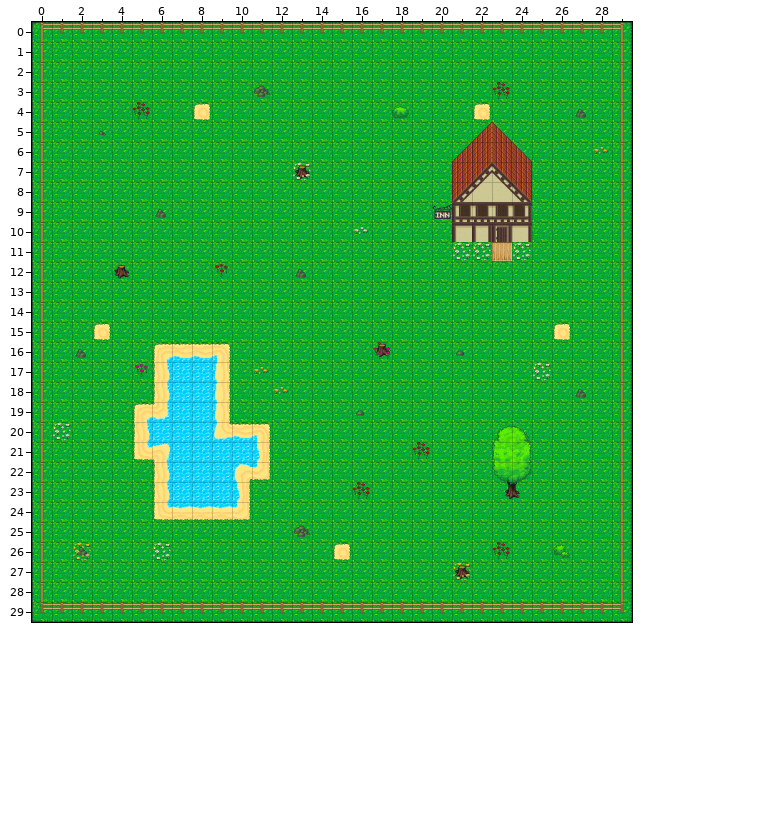
One commit to this Tiled map: maps/map3.tmx. Above: the version before the commit.
Cells are 64x64 px. Shown: x 0..29, y 0..29.
New version:
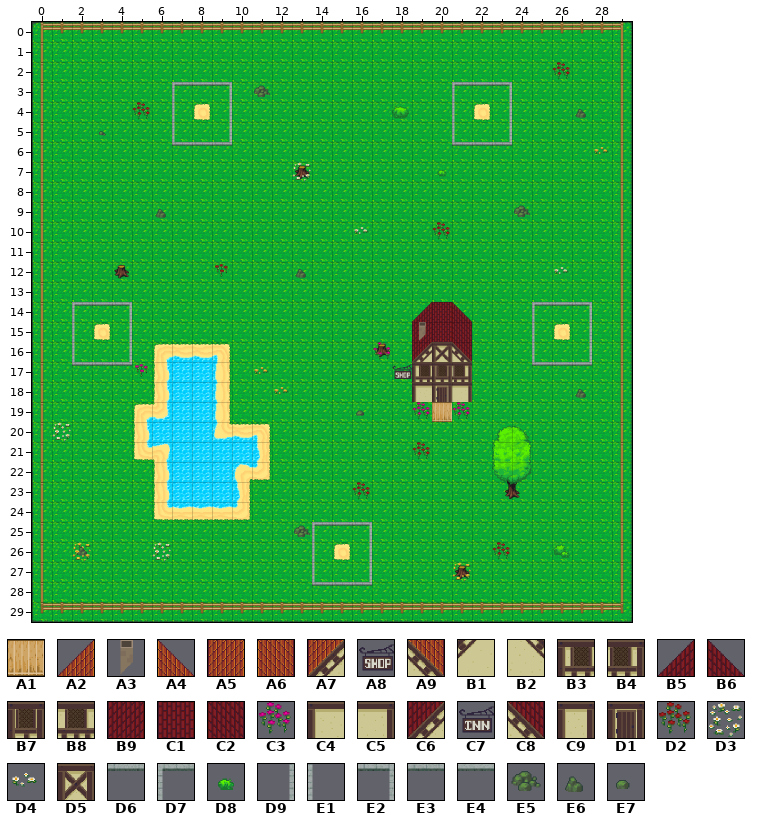
Key: from "atlas64": A1 56, A2 65, A3 66, A4 68, A5 88, A6 91, A7 111, A8 113, A9 114, B1 130, B2 133, B3 153, B4 154, B5 157, B6 160, B7 176, B8 177, B9 180, C1 181, C2 183, C3 185, C4 199, C5 200, C6 203, C7 205, C8 206, C9 222, D1 224, D2 231, D3 232, D4 255, D5 268, D6 273, D7 275, D8 280, D9 295, E1 297, E2 298, E3 319, E4 321, E5 322, E6 324, E7 325.
__ is an empty cell, .. an unchanged one.
Tiles of an added or newly shown layer are drawn over the layers below it.
What changed:
--- layer "detail"
@@ x 23..26 @@
- 2 .. .. .. __
- 3 D2 .. .. ..
+ 2 .. .. .. D2
+ 3 __ .. .. ..
@@ x 20..20 @@
- 7 __
+ 7 D8
@@ x 20..26 @@
- 9 .. .. .. .. __ .. ..
-10 __ .. .. .. .. .. ..
-11 .. D3 D3 A1 D3 .. ..
-12 .. .. .. .. .. .. __
+ 9 .. .. .. .. E5 .. ..
+10 D2 .. .. .. .. .. ..
+11 .. __ __ __ __ .. ..
+12 .. .. .. .. .. .. D4
@@ x 25..25 @@
-17 D3
+17 __
@@ x 19..21 @@
-19 __ __ __
+19 C3 A1 C3
--- layer "blockingold"
@@ x 7..24 @@
- 3 __ __ __ .. .. .. .. .. .. .. .. .. .. .. __ __ __ ..
- 4 __ .. __ .. .. .. .. .. .. .. .. .. .. .. __ .. __ ..
- 5 __ .. __ .. .. .. .. .. .. .. .. .. .. .. __ .. __ ..
- 6 __ __ __ .. .. .. .. .. .. .. .. .. .. .. __ __ __ ..
- 7 .. .. .. .. .. .. .. .. .. .. .. .. .. .. A5 A7 A9 A6
- 8 .. .. .. .. .. .. .. .. .. .. .. .. .. .. A7 B1 B2 A9
- 9 .. .. .. .. .. .. .. .. .. .. .. .. .. .. B3 B8 B8 B4
-10 .. .. .. .. .. .. .. .. .. .. .. .. .. .. C4 C9 D1 C5
+ 3 D7 E4 E2 .. .. .. .. .. .. .. .. .. .. .. D7 D6 E2 ..
+ 4 E1 .. D9 .. .. .. .. .. .. .. .. .. .. .. E1 .. D9 ..
+ 5 E1 .. D9 .. .. .. .. .. .. .. .. .. .. .. E1 .. D9 ..
+ 6 E3 E3 E3 .. .. .. .. .. .. .. .. .. .. .. E3 E3 E3 ..
+ 7 .. .. .. .. .. .. .. .. .. .. .. .. .. .. __ __ __ __
+ 8 .. .. .. .. .. .. .. .. .. .. .. .. .. .. __ __ __ __
+ 9 .. .. .. .. .. .. .. .. .. .. .. .. .. .. __ __ __ __
+10 .. .. .. .. .. .. .. .. .. .. .. .. .. .. __ __ __ __
@@ x 2..27 @@
-14 __ __ __ .. .. .. .. .. .. .. .. .. .. .. .. .. .. .. .. .. .. .. .. __ __ __
-15 __ .. __ .. .. .. .. .. .. .. .. .. .. .. .. .. .. .. .. .. .. .. .. __ .. __
-16 E6 .. __ .. .. .. .. .. .. .. .. .. .. .. .. .. .. __ __ E7 .. .. .. __ .. __
-17 __ __ __ .. .. .. .. .. .. .. .. .. .. .. .. .. .. __ __ __ .. .. .. __ __ __
-18 .. .. .. .. .. .. .. .. .. .. .. .. .. .. .. .. .. __ __ __ .. .. .. .. .. ..
+14 D7 D6 E2 .. .. .. .. .. .. .. .. .. .. .. .. .. .. .. .. .. .. .. .. D7 D6 E2
+15 E1 .. D9 .. .. .. .. .. .. .. .. .. .. .. .. .. .. .. .. .. .. .. .. E1 .. D9
+16 E1 .. D9 .. .. .. .. .. .. .. .. .. .. .. .. .. .. C6 D5 C8 .. .. .. E1 .. D9
+17 E3 E3 E3 .. .. .. .. .. .. .. .. .. .. .. .. .. .. B3 B7 B4 .. .. .. D6 D6 D6
+18 .. .. .. .. .. .. .. .. .. .. .. .. .. .. .. .. .. C4 D1 C5 .. .. .. .. .. ..
@@ x 14..16 @@
-25 __ __ __
-26 __ .. __
-27 __ .. __
-28 __ __ __
+25 D7 D6 E2
+26 E1 .. D9
+27 E1 .. D9
+28 E3 E3 E3
--- layer "over"
@@ x 21..24 @@
- 5 .. A2 A4 ..
- 6 A2 A5 A6 A4
+ 5 .. __ __ ..
+ 6 __ __ __ __
@@ x 20..20 @@
- 9 C7
+ 9 __
@@ x 19..21 @@
-14 __ __ __
-15 __ __ __
+14 B5 C1 B6
+15 B9 C1 C2
--- layer "Over detail" (added)
@@ x 19..19 @@
-15 __
+15 A3
@@ x 18..18 @@
-17 __
+17 A8
Boxes around the changes in both pictures, in picture pixels (x1, y1, x2, y2):
added: (552, 62, 570, 80)
added: (172, 82, 232, 146)
changed: (432, 82, 532, 262)
added: (554, 267, 569, 275)
changed: (72, 302, 132, 366)
changed: (392, 302, 472, 422)
changed: (532, 302, 592, 382)
added: (312, 522, 372, 586)
